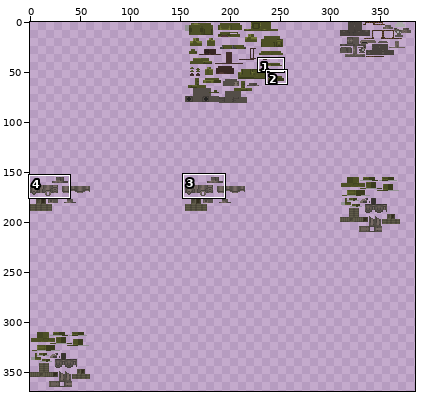
Edited in one commit: sprite sheet (src/main/resources/assets/nukacraft/textures/power_armor/t51.png). The first picture is a wide view before the edit; the outline marks the close-up.
Close-up. As it was:
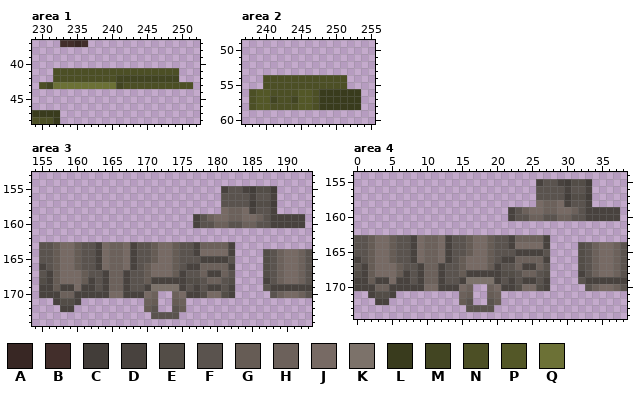
The file is 465x620 pixels. Colours within 5 levels of each other are drawn and written as one. Shown: area 1: x 229..252, y 37..48; area 2: x 237..255, y 49..60; area 3: x 154..193, y 153..174; area 4: x 0..38, y 154..174. The wide view leaves out empty margins. The commit also changed other parts of the picture, which this record leaves out.
Palette (. is transparent): A #382724  B #422e2b  C #423d39  D #48423e  E #534d47  F #5a534e  G #665c55  H #6c615b  J #776a64  K #7c726a  L #393b1d  M #424522  N #4c4f25  P #535727  Q #6c7136
Now the later version:
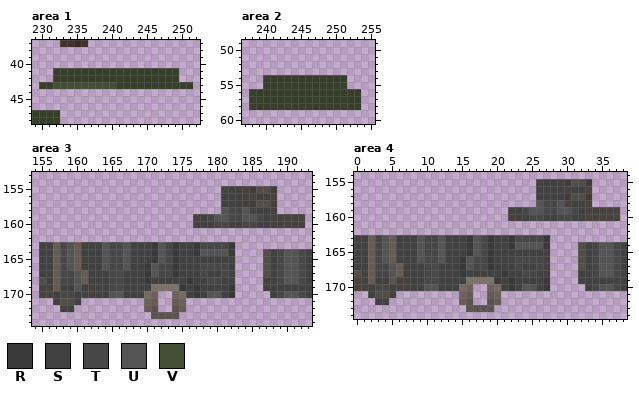
Colours new in this view: R #393939  S #414141  T #474747  U #545454  V #454f36
Diff:
@@ palette @@
-N #4c4f25
+N #373f2b
--- area 1
@@ x 229..252 @@
 41 ...NNNNNNNNNNNNNNNNNN...
-42 ...NNNNNNNNNMMMMMMMMM...
-43 .NMQQQQQQQQQMNNNNNNNNNN.
+42 ...NNNNNNNNNNNNNNNNNN...
+43 .NNVVVVVVVVVNNNNNNNNNNN.
 44 ........................
@@ x 229..234 @@
 46 ......
-47 LLLL..
-48 NNNL..
+47 NNNN..
+48 NNNN..
--- area 2
@@ x 237..255 @@
 55 ...NNNNNNNNNNNN....
-56 .NPPNNNNPPNLLLLLL..
-57 .NPPMNNMPPNLLLLLL..
-58 .NPPNNNNPPNLLLLLL..
+56 .NNNNNNNNNNNNNNNN..
+57 .NNNNNNNNNNNNNNNN..
+58 .NNNNNNNNNNNNNNNN..
 59 ...................
--- area 3
@@ x 154..193 @@
 154 ........................................
-155 ...........................DFFDCEEC.....
-156 ...........................FFFFDFFD.....
-157 ...........................FFFFCEEC.....
-158 ...........................JHHJDFFD.....
-159 .......................DFHJJHHJJHFDDDDD.
-160 .......................DFFHHFFHHFFDDDDD.
+155 ...........................DSSDCEEC.....
+156 ...........................SSSSDSSD.....
+157 ...........................SSSSCEEC.....
+158 ...........................UTTUDSSD.....
+159 .......................DSTUUTTUUTSDDDDD.
+160 .......................DSSTTSSTTSSDDDDD.
 161 ........................................
 162 ........................................
-163 .FFGJJGFFDJHHJDFFGJJGFFDHHHHD...........
-164 .FFGJJGFFDJHHJDFFGJJGFFDJJJJD....EFHJJHF
-165 .FFGJJGFFDJHHJDFFGJJGFFFDDDDF....EFHJJHF
-166 .DFGJJGFFDJHHJDFGJJJGFDDHHHHD....EFHJJHF
-167 .FDGJJJGFFDHHDFFGJJJGDFFHDDHF....EFHJJHF
-168 .EDGJJJGDFDHHDFFGDDDDDEEFHHFE....DFHJJHF
-169 .DDGDDJDDFDHHDFFDKKKKDFDFDDFD....FDDDDDD
-170 .DDDHHDDDDDJJDDDJH..HJDDEJJED.....FHJJHF
-171 ...DEED.........HG..GH..................
-172 ....DD..........GF..FG..................
+163 .SSGTUGSSSUTTUSSSRUTRSSRTTTTR...........
+164 .SSGTUGSSSUTTUSSSRUTRSSRUUUUR....ESTUUTS
+165 .SSGTUGSSSUTTUSSSRUTRSSSSSSSS....ESTUUTS
+166 .SSGTUGSSSUTTUSSRUTTRSSSTTTTS....ESTUUTS
+167 .SSGTTUGSSSTTSSSRUTTRSSSTSSTS....ESTUUTS
+168 .ESGTTUGSSSTTSSSRSSSSSRSSTTSS....SSTUUTS
+169 .DDGSSUSDSSTTSSSSKKKKRSRSSSSR....SSSSSSS
+170 .DDSTTSDDSSUUSSSJH..HJSRSUUSR.....STUUTS
+171 ...SEES.........HG..GH..................
+172 ....SS..........GF..FG..................
 173 .................FFFF...................
--- area 4
@@ x 0..38 @@
 154 .......................................
-155 ..........................DFFDCEEC.....
-156 ..........................FFFFDFFD.....
-157 ..........................FFFFCEEC.....
-158 ..........................JHHJDFFD.....
-159 ......................DFHJJHHJJHFDDDDD.
-160 ......................DFFHHFFHHFFDDDDD.
+155 ..........................DSSDCEEC.....
+156 ..........................SSSSDSSD.....
+157 ..........................SSSSCEEC.....
+158 ..........................UTTUDSSD.....
+159 ......................DSTUUTTUUTSDDDDD.
+160 ......................DSSTTSSTTSSDDDDD.
 161 .......................................
 162 .......................................
-163 FFGJJGFFDJHHJDFFGJJGFFDHHHHD...........
-164 FFGJJGFFDJHHJDFFGJJGFFDJJJJD....EFHJJHF
-165 FFGJJGFFDJHHJDFFGJJGFFFDDDDF....EFHJJHF
-166 DFGJJGFFDJHHJDFGJJJGFDDHHHHD....EFHJJHF
-167 FDGJJJGFFDHHDFFGJJJGDFFHDDHF....EFHJJHF
-168 EDGJJJGDFDHHDFFGDDDDDEEFHHFE....DFHJJHF
-169 DDGDDJDDFDHHDFFDKKKKDFDFDDFD....FDDDDDD
-170 DDDHHDDDDDJJDDDJH..HJDDEJJED.....FHJJHF
-171 ..DEED.........HG..GH..................
-172 ...DD..........GF..FG..................
+163 SSGTUGSSSUTTUSSSRUTRSSRTTTTR...........
+164 SSGTUGSSSUTTUSSSRUTRSSRUUUUR....ESTUUTS
+165 SSGTUGSSSUTTUSSSRUTRSSSSSSSS....ESTUUTS
+166 SSGTUGSSSUTTUSSRUTTRSSSTTTTS....ESTUUTS
+167 SSGTTUGSSSTTSSSRUTTRSSSTSSTS....ESTUUTS
+168 ESGTTUGSSSTTSSSRSSSSSRSSTTSS....SSTUUTS
+169 DDGSSUSDSSTTSSSSKKKKRSRSSSSR....SSSSSSS
+170 DDSTTSDDSSUUSSSJH..HJSRSUUSR.....STUUTS
+171 ..SEES.........HG..GH..................
+172 ...SS..........GF..FG..................
 173 ................FFFF...................
Changed places in both close-ups, as pixel boxes (x1, y1, x2, y2):
changed: (32, 68, 193, 124)
changed: (249, 75, 361, 110)
changed: (39, 186, 312, 312)
changed: (354, 179, 627, 305)
